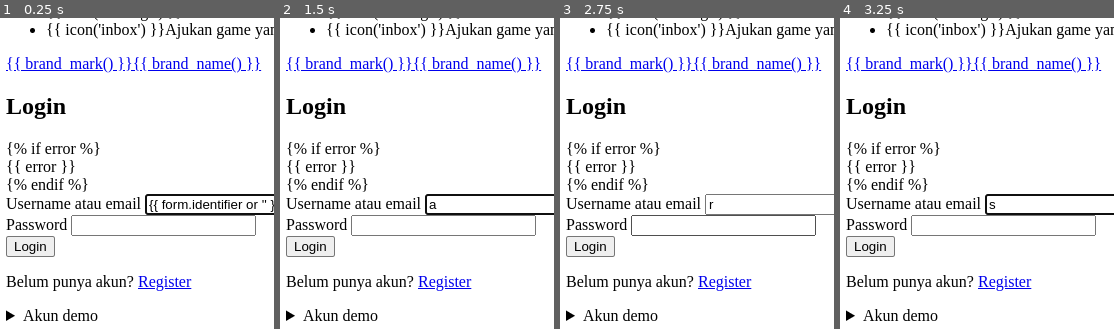
Above: before the commit, frames 1-4 (left to right).
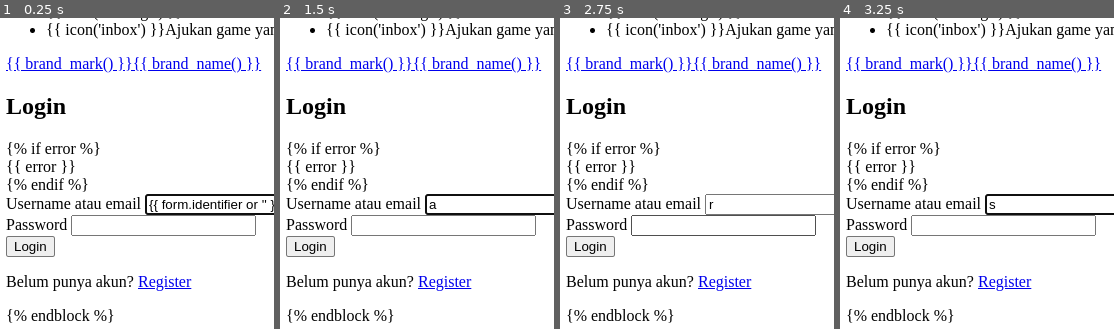
Above: after the commit, the same moments.

Repository: andianus13/AtlasPlay
Game: browser game, page app/templates/auth/login.html
Same seed, same stepped clock (60 frames per second), same inputs: the game is played once before the commit and once after it.
Inputs (mouse positions are % of the whole screen's width and height, from its top left):
- Up to frame 1 (0.25 s): no input
- Up to frame 2 (1.5 s): move the mouse to (71, 16) at 1.07 s; click (43, 80) at 1.27 s; type "a" at 1.27 s; tap Enter at 1.3 s
- Up to frame 3 (2.75 s): move the mouse to (60, 11) at 1.67 s; click (43, 80) at 1.87 s; type "r" at 1.87 s; tap Enter at 1.9 s; move the mouse to (82, 10) at 2.27 s; click (30, 83) at 2.47 s
- Up to frame 4 (3.25 s): move the mouse to (79, 18) at 2.87 s; click (43, 80) at 3.07 s; type "s" at 3.07 s; tap Enter at 3.1 s
The pictures show only the part of the screen within x 0-50%, y 50-100%; the shares and areas given below are measured in that part.

The runs differ from the first frame. In frame 1, 0.8% of the frame differs, in the area x 2-42%, y 93-99%; in frame 2, 0.8%; in frame 3, 0.8%; in frame 4, 0.8%.

Commit message:
Update login.html

Diff:
--- a/app/templates/auth/login.html
+++ b/app/templates/auth/login.html
@@ -38,10 +38,6 @@
     </div>
     <button class="btn btn-primary btn-block" type="submit">Login</button>
     <p class="auth__alt">Belum punya akun? <a href="/register">Register</a></p>
-    <details class="demo-hint">
-      <summary>Akun demo</summary>
-      <p style="margin-top:8px">Admin: <code>admin</code> / <code>admin123</code><br>Pengguna: <code>user</code> / <code>user123</code></p>
-    </details>
   </form>
 </div>
 {% endblock %}
